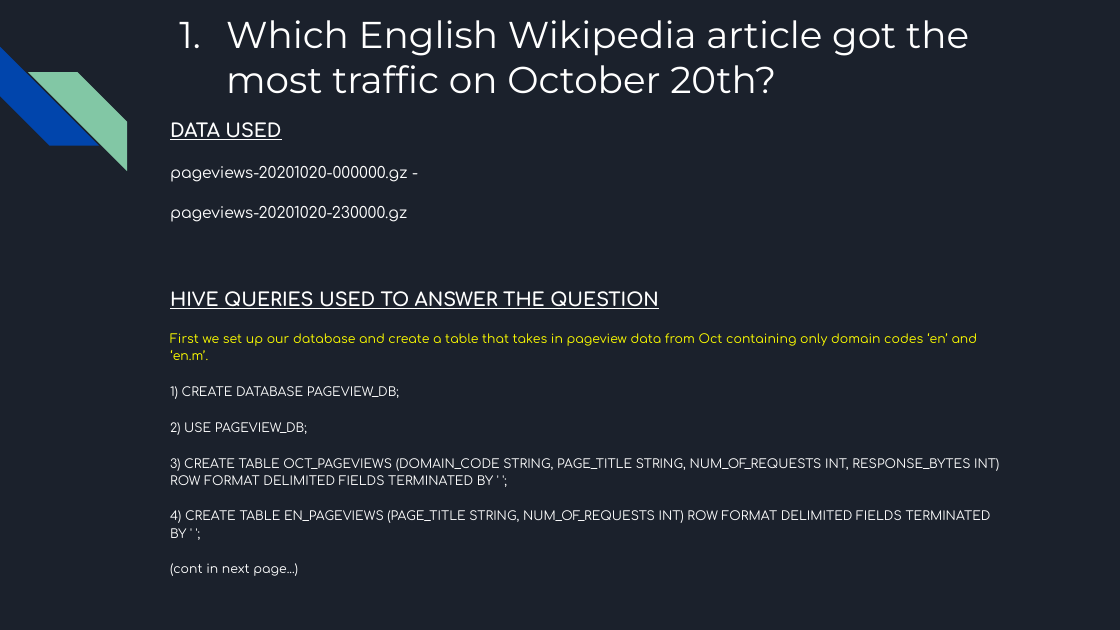
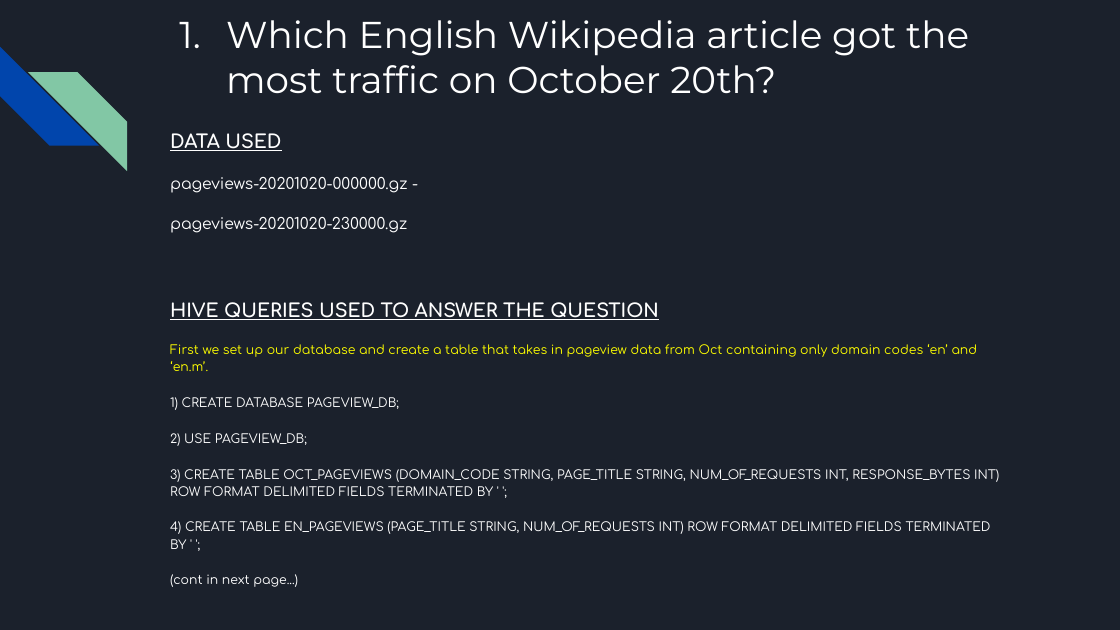
Before and after one commit to AlanLiang1/Project_1, a slide deck: slide 3 of P1 Presentation.pptx. Drawn at 1120x630 pixels with LibreOffice and Linux fonts; fonts in the diff are those of the drawing. Boxes give left, top, right and bottom in pixels: in the first picture for what was removed or moved away, otherwise in the second. Text is boxed around its words. In the diff, an @@ line names an element or a change of style, - is before the commit and + after.

```diff
--- a/P1 Presentation.pptx
+++ b/P1 Presentation.pptx
@@ text "DATA USED": place and size @@
-text "DATA USED" at [170, 122, 999, 576]
+text "DATA USED" at [170, 133, 999, 587]
```
Also in this commit, not shown: 14 other slides changed, 6 slides added, 1 other file.
